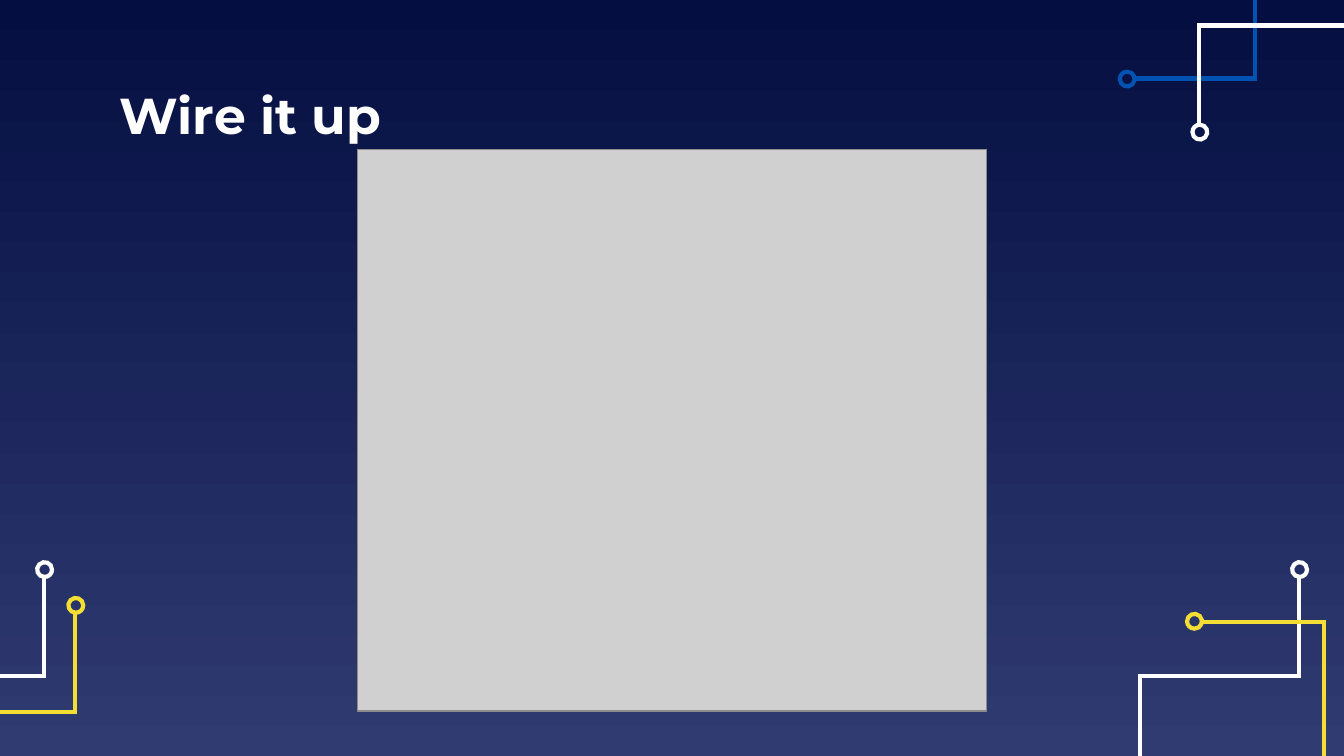
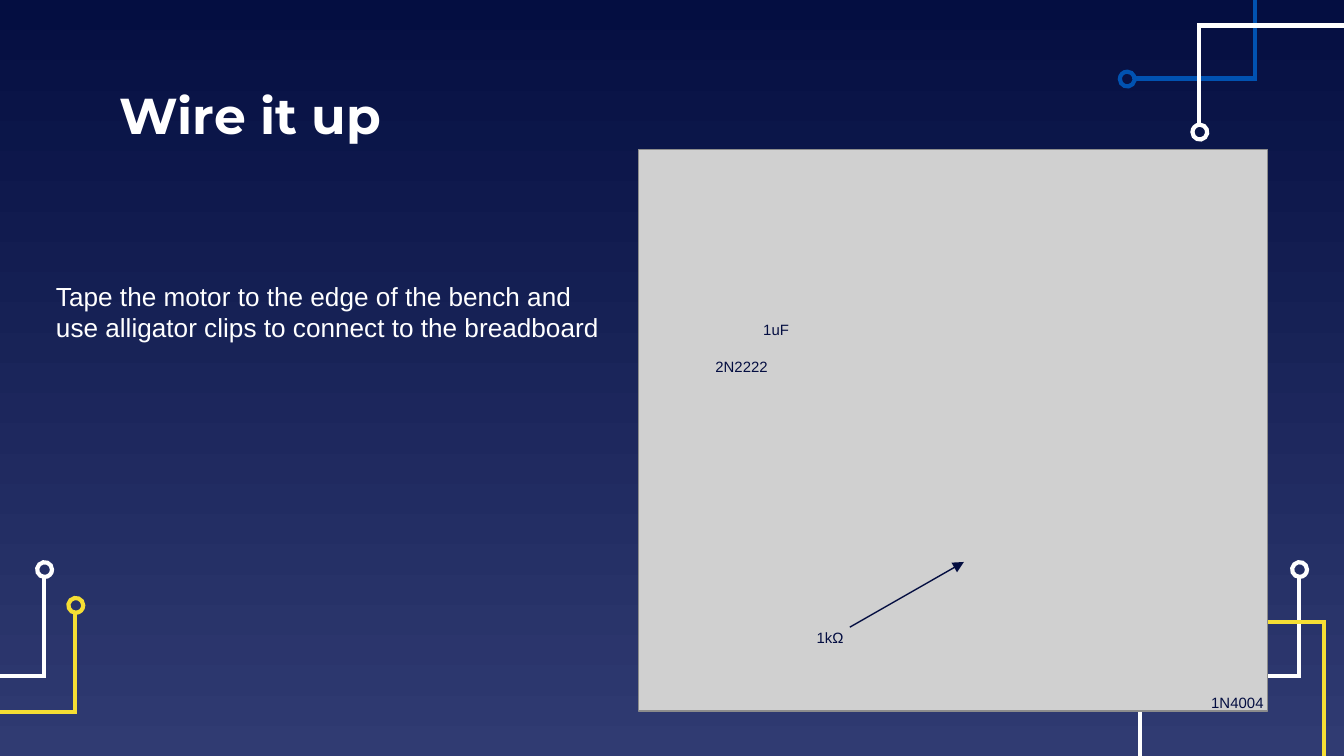
Before and after one commit to EELabMan/Arduino-3-Motors-and-Servos, a slide deck: slide 13 of Arduino Workshop 3 Motors and Servos.pptx. Drawn at 1344x756 pixels with LibreOffice and Linux fonts; fonts in the diff are those of the drawing; grey boxes stand for pictures. Boxes give left, top, right and bottom in pixels: in the first picture for what was removed or moved away, otherwise in the second. Text is boxed around its words. In the diff, an @@ line names an element or a change of style, - is before the commit and + after.

```diff
--- a/Arduino Workshop 3 Motors and Servos.pptx
+++ b/Arduino Workshop 3 Motors and Servos.pptx
@@ picture: place and size @@
-picture at bbox=[358, 149, 986, 711]
+picture at bbox=[638, 149, 1267, 711]
@@ text added at bbox=[56, 287, 598, 343], 14 pt, text #FFFFFF @@
+Tape the motor to the edge of the bench and
+use alligator clips to connect to the breadboard
@@ text added at bbox=[763, 324, 789, 335], 8 pt, text #040E41 @@
+1uF
@@ text added at bbox=[715, 361, 767, 372], 8 pt, text #040E41 @@
+2N2222
@@ arrow added from (849, 628) to (964, 562), #040E41 0.75 pt @@
@@ freeform shape removed at bbox=[1187, 612, 1204, 629] @@
@@ text added at bbox=[817, 632, 844, 643], 8 pt, text #040E41 @@
+1kΩ
@@ text added at bbox=[1211, 697, 1263, 712], 8 pt, text #040E41 @@
+1N4004
```
Also in this commit, not shown: 3 other slides changed, 1 slide removed.
